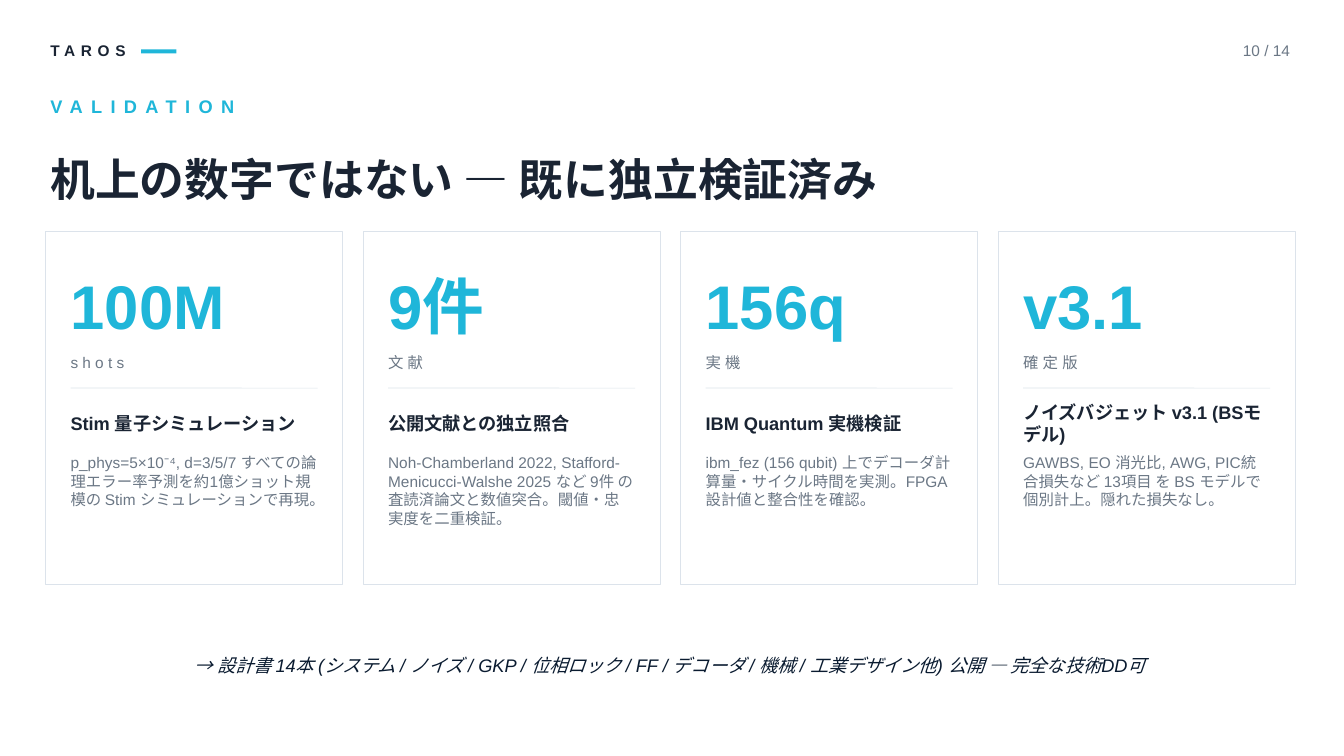
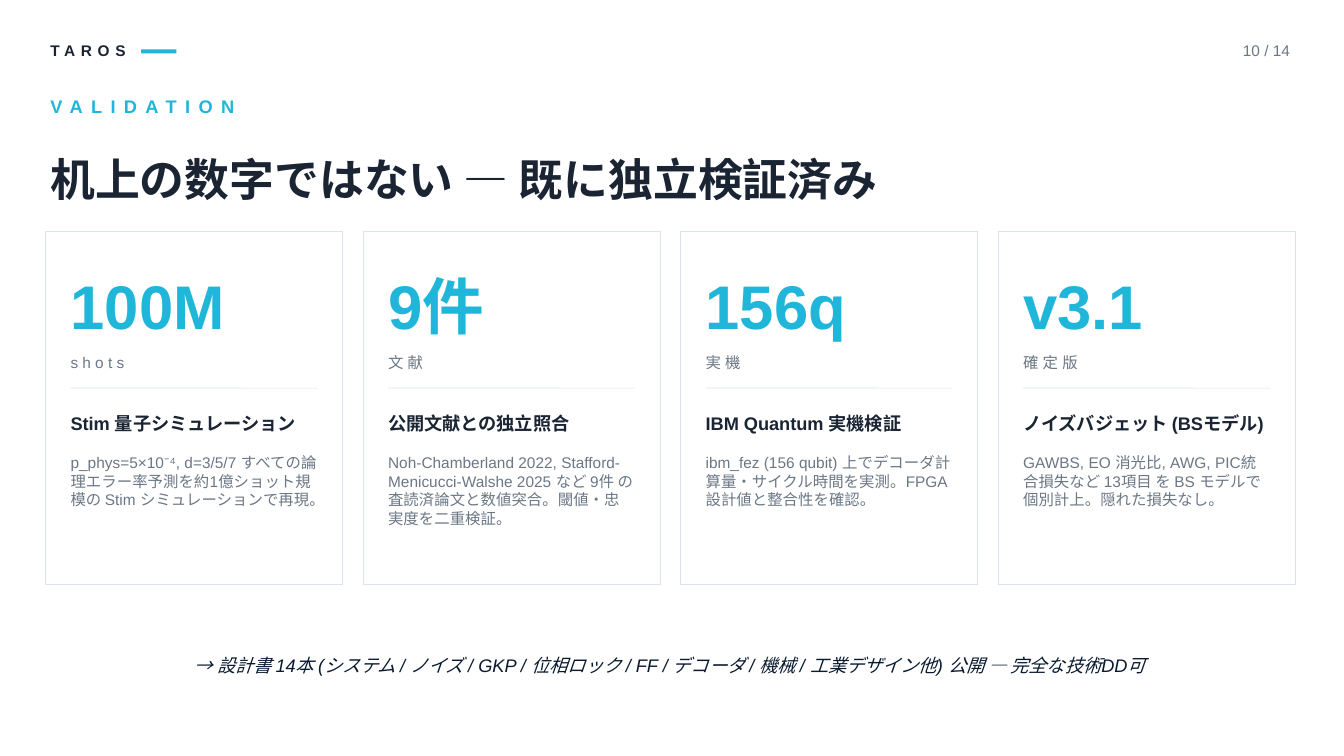
Before and after one commit to TomohiroTani28/Taros, a slide deck: slide 10 of assets/TAROS_Investor_Pitch_Revised.pptx. Drawn at 1344x756 pixels with LibreOffice and Linux fonts; fonts in the diff are those of the drawing. Boxes give left, top, right and bottom in pixels: in the first picture for what was removed or moved away, otherwise in the second. Text is boxed around its words. In the diff, an @@ line names an element or a change of style, - is before the commit and + after.

```diff
--- a/assets/TAROS_Investor_Pitch_Revised.pptx
+++ b/assets/TAROS_Investor_Pitch_Revised.pptx
@@ text at bbox=[1023, 414, 1264, 434]: text changed @@
-ノイズバジェット v3.1 (BSモデル)
+ノイズバジェット (BSモデル)
```
Also in this commit, not shown: 5 other slides changed, 12 other files.
